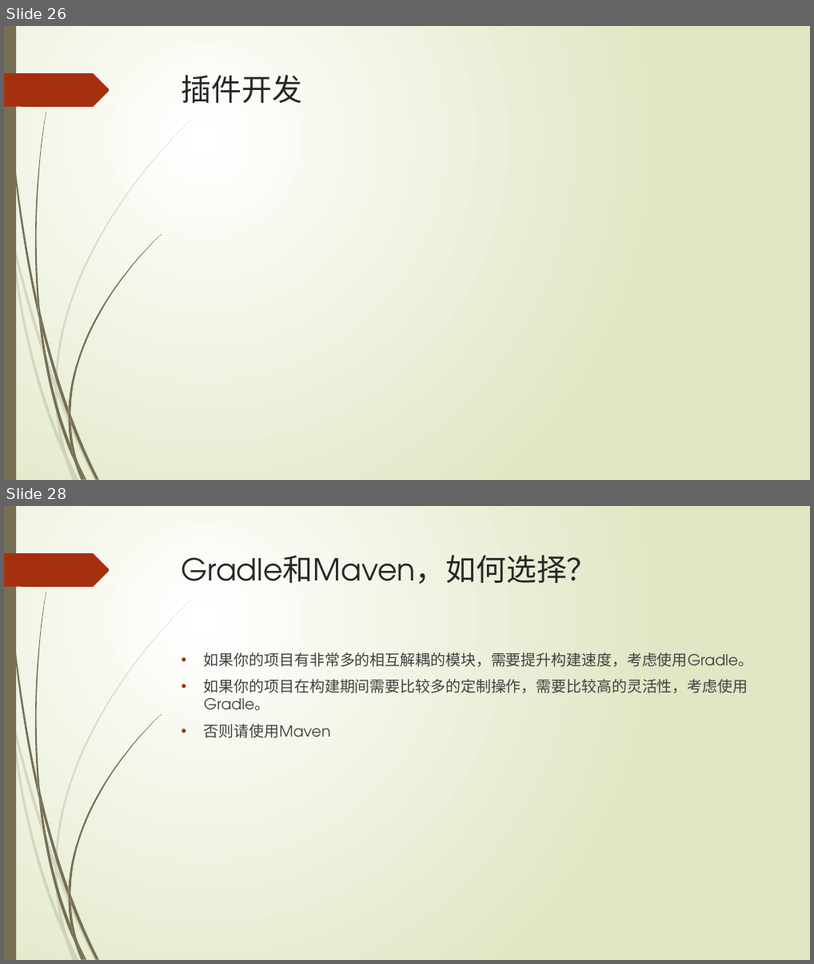
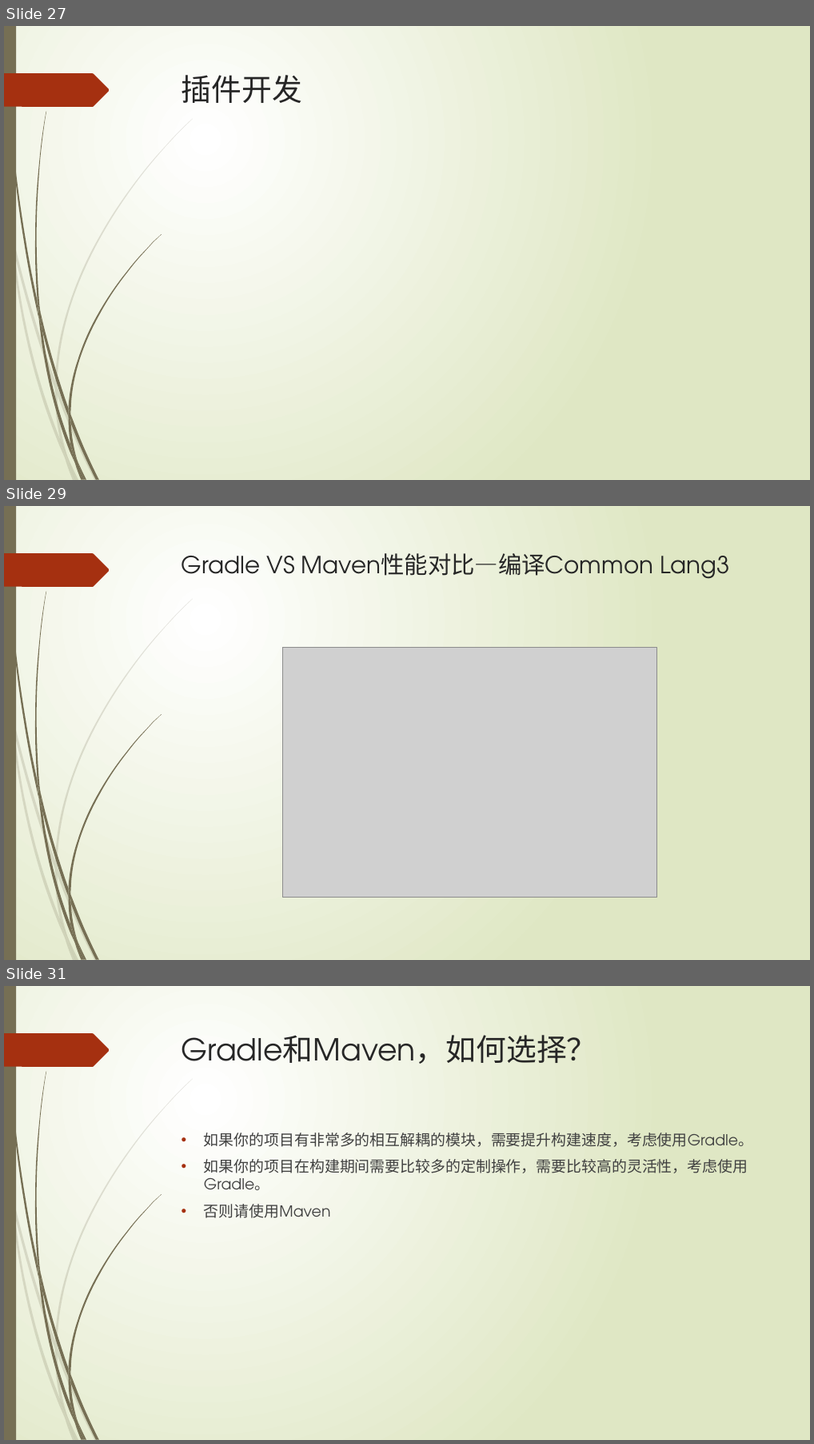
Before and after one commit to xljnc/gradle-springboot-plugin, a slide deck: doc/Gradle浅析.pptx. Shown one above the other, each under a label of ours: slides 26 and 28 before the commit, slides 27, 29 and 31 after it; the slides between them are not shown. The pictures are 814x964 and 814x1444 pixels, drawn with LibreOffice and Linux fonts; fonts in the diff are those of the drawing; grey boxes stand for pictures. Boxes give left, top, right and bottom in pixels: in the first picture for what was removed or moved away, otherwise in the second. Text is boxed around its words. In the diff, an @@ line names an element or a change of style, - is before the commit and + after.

```diff
--- a/doc/Gradle浅析.pptx
+++ b/doc/Gradle浅析.pptx
@@ slide 29 added at bbox=[4, 506, 810, 960], background gradient #FFFFFF to #DFE8C4; not listed: 24 template elements that a slide beside it also shows @@
@@ title added at bbox=[182, 553, 730, 579], 28 pt, text #262626 @@
+Gradle VS Maven性能对比—编译Common Lang3
@@ picture added at bbox=[283, 647, 658, 896] @@
@@ what was slide 26 is now slide 27 @@
@@ what was slide 28 is now slide 31 @@
```
Also in this commit, not shown: 1 slide changed, 2 other slides added.
